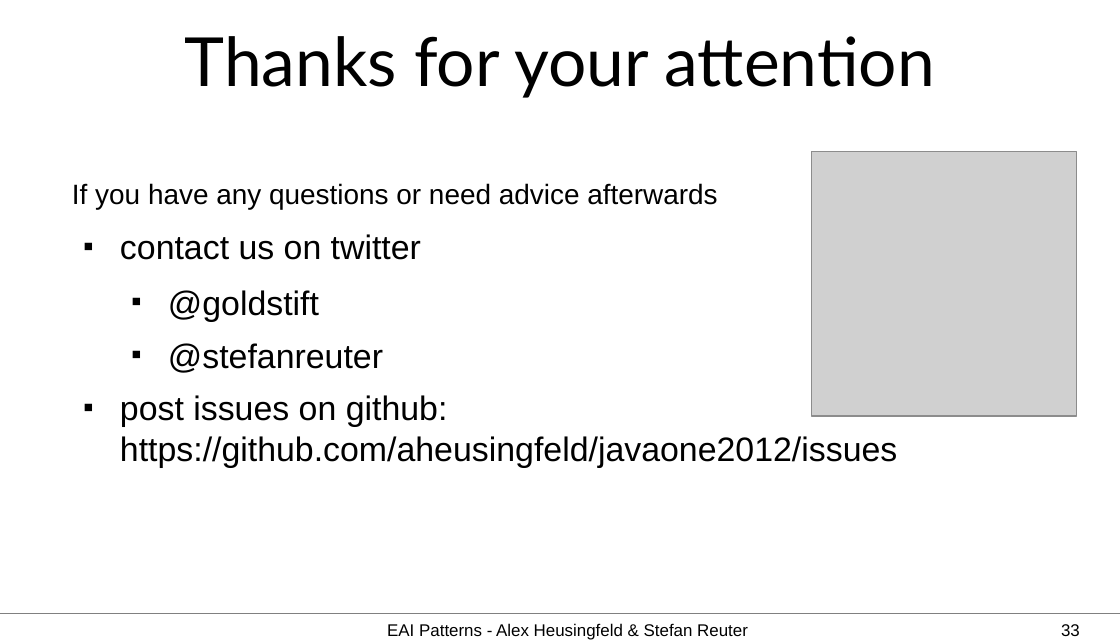
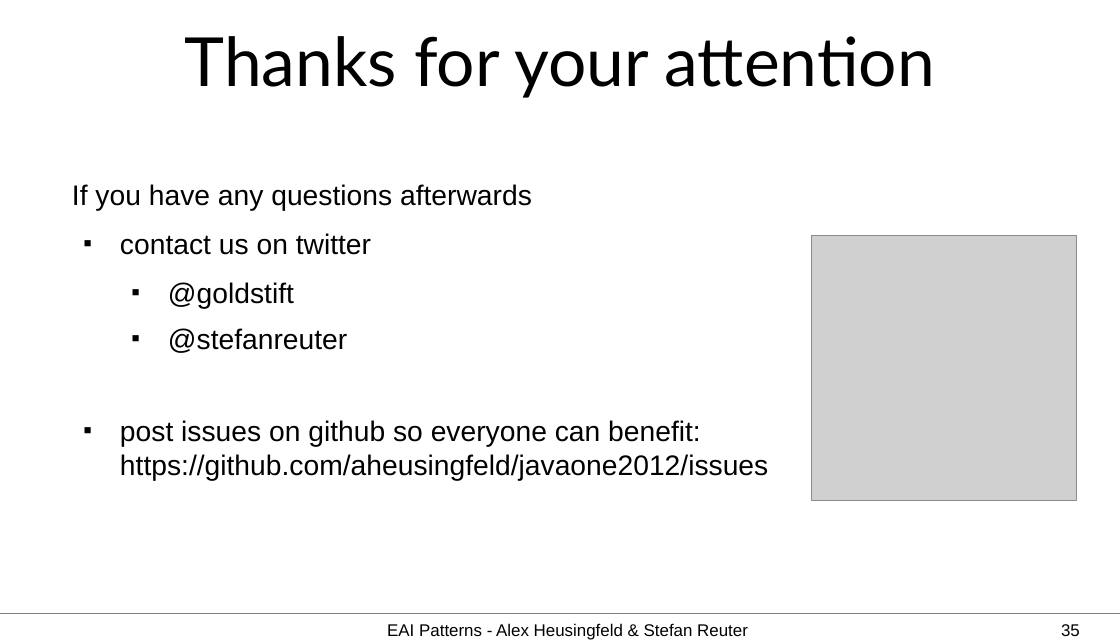
Before and after one commit to aheusingfeld/javaone2012, a slide deck: slide 35 of slides/eai-slides.odp (slide 33 before the commit). Drawn at 1120x640 pixels with LibreOffice and Linux fonts; fonts in the diff are those of the drawing; grey boxes stand for pictures. Boxes give left, top, right and bottom in pixels: in the first picture for what was removed or moved away, otherwise in the second. Text is boxed around its words. In the diff, an @@ line names an element or a change of style, - is before the commit and + after.

```diff
--- a/slides/eai-slides.odp
+++ b/slides/eai-slides.odp
@@ text at <box>72,184,532,210</box>: text changed; size 19.8 to 20 pt @@
-If you have any questions or need advice afterwards
+If you have any questions afterwards
@@ text at <box>120,233,371,353</box>: size 24 to 20 pt in "contact us on twitter", "@goldstift", "@stefanreuter" @@
@@ picture: place and size @@
-picture at <box>812,151,1077,417</box>
+picture at <box>812,236,1077,501</box>
@@ text at <box>120,420,768,481</box>: text changed; size 24 to 20 pt @@
-■ post issues on github: https://github.com/aheusingfeld/javaone2012/issues
+■ post issues on github so everyone can benefit: https://github.com/aheusingfeld/javaone2012/issues
@@ page number at <box>1061,624,1080,636</box>: text changed @@
-33
+35
```
Also in this commit, not shown: 21 other slides changed, 3 slides added, 1 slide removed, 1 other file.
